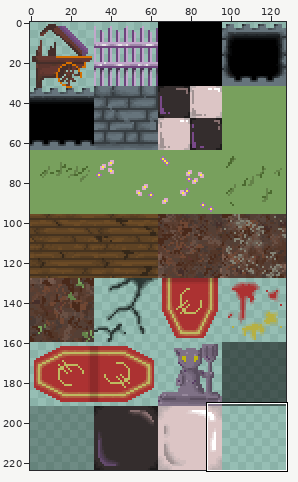
Sprite sheet, stored at public/hw3_assets/tilemaps/tileset.png. Above, an overview of the earlier version with the close-up marked.
Close-up. Before the commit:
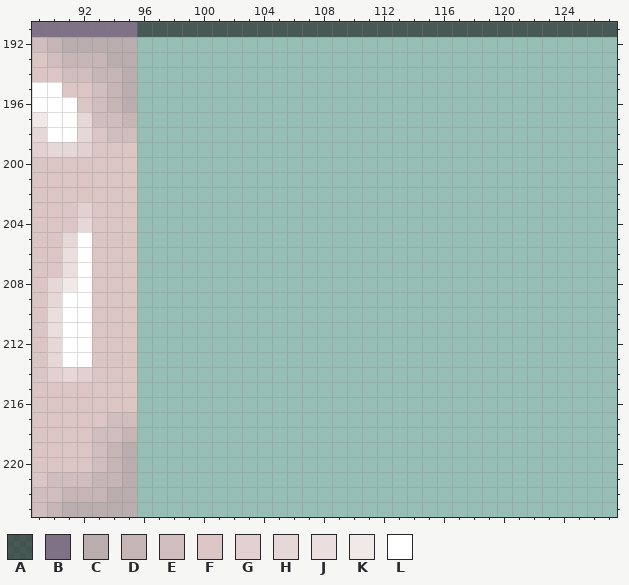
The file is 128x224 pixels. Pixels under 10% opacity are left out. Colours within 5 levels of each other are drawn and written as one. Shown: x 89..127, y 191..223.
Palette (. is transparent): A #00000087  B #7f7186  C #baadad  D #c5b5b5  E #d0bdbd  F #dcc5c5  G #e3d1d1  H #e7d8d8  J #ebdede  K #f1e8e8  L #ffffff
Pixels before, first column x 89:
191 BBBBBBBAAAAAAAAAAAAAAAAAAAAAAAAAAAAAAAA
192 EDCCCCC................................
193 FEDDDCC................................
194 FFEEDDC................................
195 LLFFEDC................................
196 LLLFEDC................................
197 KLLHEED................................
198 HLLHFEE................................
199 GHHGFFF................................
200 FFFFFFF................................
201 FFFFFFF................................
202 FFFFFFF................................
203 FFFGFFF................................
204 FFFHFFF................................
205 FFHLFFF................................
206 FFJLFFF................................
207 FFJLFFF................................
208 FHKLFFF................................
209 FHLLFFF................................
210 FJLLFFF................................
211 FJLLFFF................................
212 FHLLFFF................................
213 FHLLFFF................................
214 FGHGFFF................................
215 FFFFFFF................................
216 FFFFFFF................................
217 FFFFFEE................................
218 FFFFEED................................
219 FFFFEDC................................
220 FFFFEDC................................
221 FEEEDDC................................
222 EEDDDCC................................
223 EDCCCCC................................
The same view after the edit:
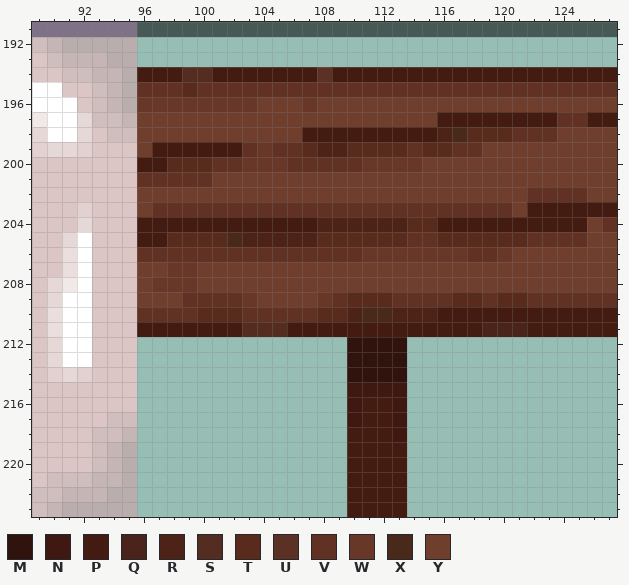
Colours new in this view: M #31130e  N #3e1811  P #441b11  Q #471e14f5  R #4e2317  S #51261af5  T #582b1d  U #592b20f5  V #613223  W #683727  X #49291a  Y #703e2d
From the commit log: sign tile official
Difference:
There is now colour M in rows 212 to 214 at x 110 to 113.
There is now colour N in row 215 at x 110 to 113; in rows 216 to 217 at x 110 and 113; in row 218 at x 113.
There is now colour P in row 194 at x 96 to 98, 101 to 107 and 109 to 127; in row 197 at x 116 to 123 and 126 to 127; in row 198 at x 107 to 115; in row 199 at x 97 to 102; in row 200 at x 96 to 97; in row 203 at x 122 to 127.
There is now colour P in row 204 at x 96 to 107 and 116 to 125; in row 205 at x 96 to 97; in row 210 at x 116 to 127; in row 211 at x 96 to 102, 106 to 118 and 122 to 127; in rows 216 to 217 at x 111 to 112; in row 218 at x 110 to 112.
There is now colour P in rows 219 to 223 at x 110 to 113.
There is now colour Q in row 211 at x 119 to 121.
There is now colour R in row 198 at x 116; in row 199 at x 108 to 109; in row 204 at x 108 to 113; in row 205 at x 103 to 107; in row 210 at x 110 and 113 to 115.
There is now colour S in row 194 at x 99 to 100; in row 211 at x 103 to 105.
There is now colour T in row 195 at x 99; in row 198 at x 118 to 120; in row 199 at x 107, 110 to 113 and 115 to 116; in row 200 at x 98 to 100; in row 204 at x 114 to 115; in row 205 at x 98 to 101, 108 to 113 and 116 to 121.
There is now colour T in row 209 at x 110 to 112, 117 to 118 and 120 to 121; in row 210 at x 100 to 102 and 108 to 109.
There is now colour U in row 194 at x 108.
There is now colour V in row 195 at x 96 to 98 and 100 to 127; in row 197 at x 124 to 125; in row 198 at x 121 to 123; in row 199 at x 103, 105 to 106, 114 and 117 to 118; in row 200 at x 101 to 102 and 106 to 110; in row 201 at x 96 to 100.
There is now colour V in row 202 at x 122 to 125; in row 203 at x 97 to 120; in row 204 at x 127; in row 205 at x 114 to 115 and 122 to 125; in row 206 at x 96 to 110 and 118 to 119; in row 209 at x 99 to 102, 109, 113 to 116, 119 and 122 to 127.
There is now colour V in row 210 at x 96 to 99 and 103 to 107.
There is now colour W in row 196 at x 96 to 103 and 107; in row 199 at x 104; in row 200 at x 103 to 105 and 111 to 114; in row 206 at x 111 to 117 and 120; in row 207 at x 98 to 99; in row 208 at x 97 to 99.
There is now colour W in row 209 at x 103 and 108.
There is now colour X in row 198 at x 117; in row 205 at x 102; in row 210 at x 111 to 112.
There is now colour Y in row 196 at x 104 to 106 and 108 to 127; in row 197 at x 96 to 115; in row 198 at x 96 to 106 and 124 to 127; in row 199 at x 96 and 119 to 127; in row 200 at x 115 to 127; in row 201 at x 101 to 127.
There is now colour Y in row 202 at x 96 to 121 and 126 to 127; in row 203 at x 96 and 121; in row 204 at x 126; in row 205 at x 126 to 127; in row 206 at x 121 to 127; in row 207 at x 96 to 97 and 100 to 127.
There is now colour Y in row 208 at x 96 and 100 to 127; in row 209 at x 96 to 98 and 104 to 107.
